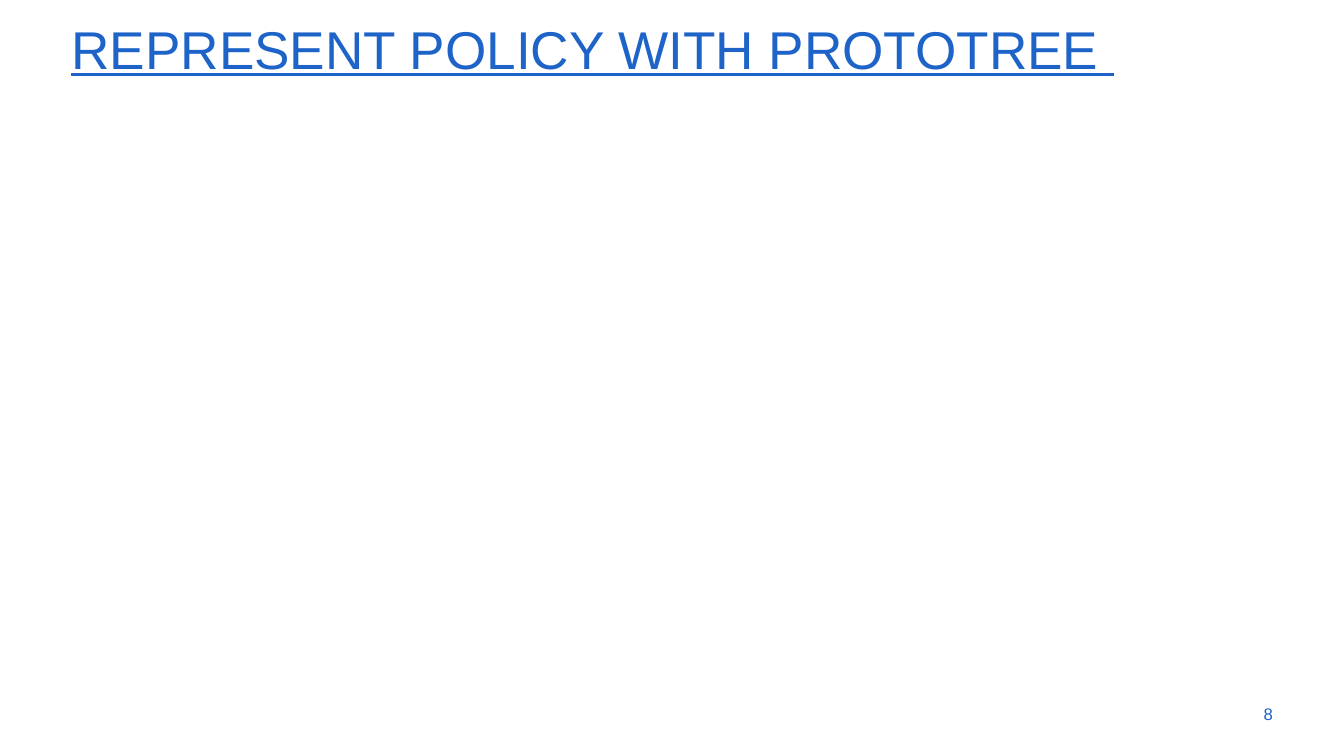
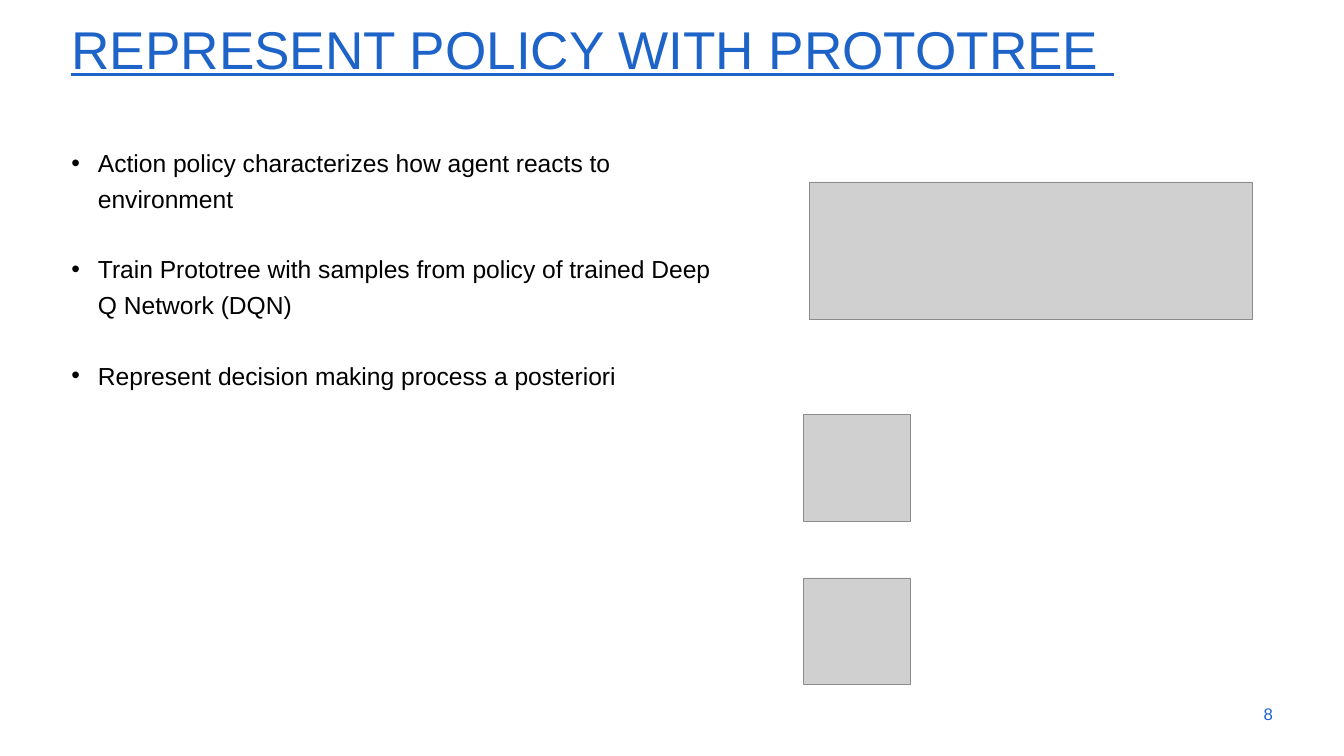
Before and after one commit to xdv6/MastersThesis, a slide deck: slide 8 of tussentijdse_presentatie/tussentijdse_presentatie_masterproef.potx. Drawn at 1344x756 pixels with LibreOffice and Linux fonts; fonts in the diff are those of the drawing; grey boxes stand for pictures; background and template pictures are left out. Boxes give left, top, right and bottom in pixels: in the first picture for what was removed or moved away, otherwise in the second. Text is boxed around its words. In the diff, an @@ line names an element or a change of style, - is before the commit and + after.

```diff
--- a/tussentijdse_presentatie/tussentijdse_presentatie_masterproef.potx
+++ b/tussentijdse_presentatie/tussentijdse_presentatie_masterproef.potx
@@ text added at box(98, 154, 710, 390), 25 pt, text #000000 @@
+• Action policy characterizes how agent reacts to environment
+• Train Prototree with samples from policy of trained Deep Q Network (DQN)
+• Represent decision making process a posteriori
@@ picture added at box(810, 182, 1253, 320) @@
@@ picture added at box(804, 415, 910, 521) @@
@@ picture added at box(804, 578, 910, 684) @@
```
Also in this commit, not shown: 2 other slides changed, 1 slide added.
